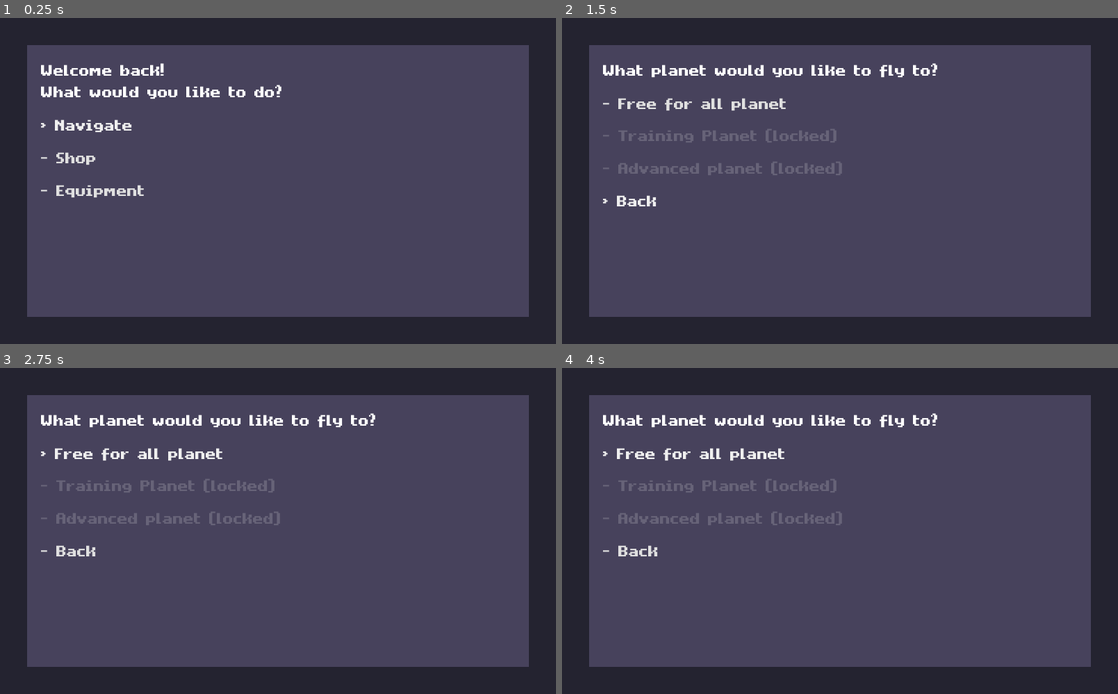
Above: before the commit, frames 1-4 (two rows, left to right).
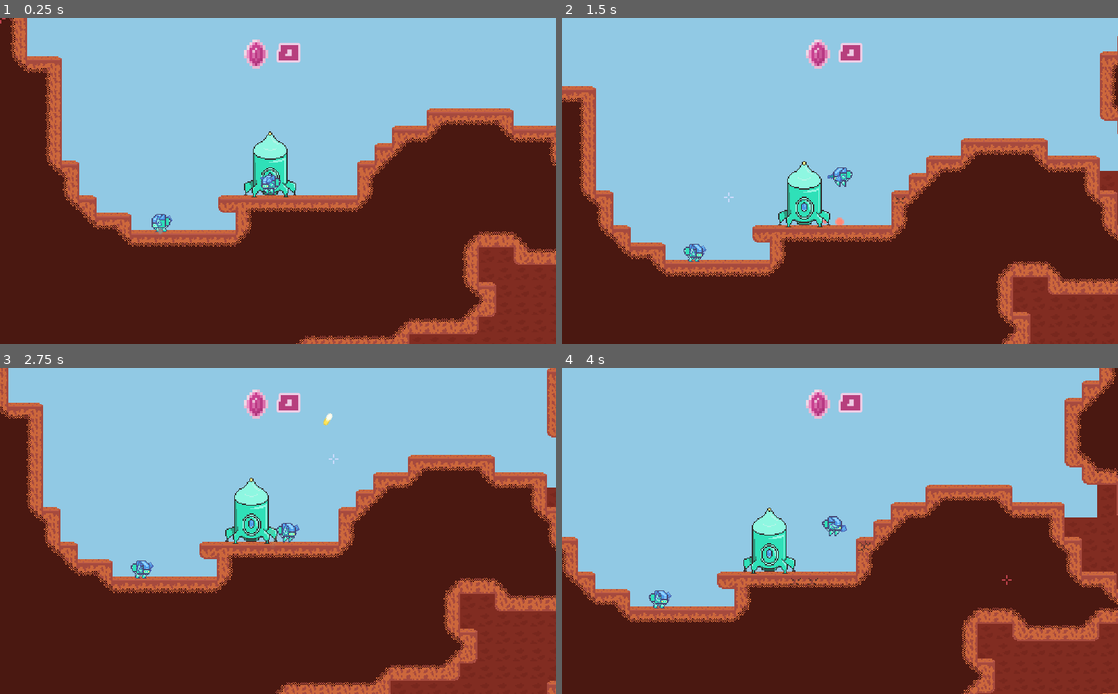
Above: after the commit, the same moments.

Repository: MichaelRRyan/Mecha-Miners
Game: Godot game, scene res://scenes/Gameplay.tscn
Two runs of this game, one before a commit and one after it. Both use one fixed random seed, a clock stepped at 60 frames per second and the inputs below. Before the commit the project starts from res://scenes/screens/ShipScreen.tscn.
Inputs (mouse positions are in pixels of both pictures, inside the frame that each line leads up to):
- Up to frame 1 (0.25 s): no input
- Up to frame 2 (1.5 s): tap Enter at 0.5 s; move the mouse to (962, 164) at 0.52 s; press the mouse at (962, 164) at 0.53 s; hold D (move_right) 0.53-1.28 s; tap W (jump) at 0.77, 1.07 s; right-click (962, 164) at 0.8 s; move the mouse to (728, 197) at 1.27 s; release the mouse at (728, 197) at 1.28 s; hold A (move_left) from 1.28 s (still down); right-click (728, 197) at 1.35 s
- Up to frame 3 (2.75 s): tap W (jump) at 1.52, 1.55, 1.82 s; move the mouse to (333, 459) at 2.02 s; release A (move_left) at 2.03 s; hold D (move_right) from 2.03 s (still down); hold W (jump) from 2.03 s (still down); click (333, 459) at 2.3 s
- Up to frame 4 (4 s): move the mouse to (812, 596) at 2.77 s; release W (jump) at 2.78 s; click (812, 596) at 2.85 s; tap W (jump) at 3.02, 3.32, 3.77, 3.8 s; right-click (812, 596) at 3.05 s; move the mouse to (1006, 579) at 3.52 s; release D (move_right) at 3.53 s; hold A (move_left) from 3.53 s (still down); hold Right mouse button (action2) from 3.53 s (still down)

The runs differ from the first frame. In frame 1, 100% of the frame differs, in the area x 0-100%, y 0-100%; in frame 2, 100%; in frame 3, 100%; in frame 4, 100%.

Commit message:
Added a dummy player (#36)

Diff:
--- a/project.godot
+++ b/project.godot
@@ -22,7 +22,7 @@
 
 config/name="Mecha-Miners"
 config/description="Descend into the depths of volatile planets to claim the crypto treasures of its core before it explodes!"
-run/main_scene="res://scenes/screens/ShipScreen.tscn"
+run/main_scene="res://scenes/Gameplay.tscn"
 config/icon="res://assets/images/icon.png"
 
 [autoload]
--- a/scenes/Gameplay.tscn
+++ b/scenes/Gameplay.tscn
@@ -22,12 +22,16 @@
 
 [node name="Player" parent="PlayerManager" instance=ExtResource( 1 )]
 position = Vector2( 90.4262, 116.708 )
+is_human = true
 
 [node name="Camera2D" type="Camera2D" parent="PlayerManager/Player"]
 scale = Vector2( 2, 2 )
 current = true
 zoom = Vector2( 0.5, 0.5 )
 smoothing_enabled = true
+
+[node name="Player2" parent="PlayerManager" instance=ExtResource( 1 )]
+position = Vector2( -37.1231, 148.846 )
 
 [node name="BulletManager" type="Node2D" parent="." groups=["bullet_manager"]]
 script = ExtResource( 4 )
--- a/scenes/Player.tscn
+++ b/scenes/Player.tscn
@@ -15,6 +15,22 @@
 atlas = ExtResource( 1 )
 region = Rect2( 64, 64, 32, 32 )
 
+[sub_resource type="AtlasTexture" id=3]
+atlas = ExtResource( 1 )
+region = Rect2( 0, 96, 32, 32 )
+
+[sub_resource type="AtlasTexture" id=4]
+atlas = ExtResource( 1 )
+region = Rect2( 32, 96, 32, 32 )
+
+[sub_resource type="AtlasTexture" id=5]
+atlas = ExtResource( 1 )
+region = Rect2( 64, 96, 32, 32 )
+
+[sub_resource type="AtlasTexture" id=6]
+atlas = ExtResource( 1 )
+region = Rect2( 96, 96, 32, 32 )
+
 [sub_resource type="AtlasTexture" id=7]
 atlas = ExtResource( 1 )
 region = Rect2( 64, 96, 32, 32 )
@@ -31,22 +47,6 @@
 atlas = ExtResource( 1 )
 region = Rect2( 96, 96, 32, 32 )
 
-[sub_resource type="AtlasTexture" id=3]
-atlas = ExtResource( 1 )
-region = Rect2( 0, 96, 32, 32 )
-
-[sub_resource type="AtlasTexture" id=4]
-atlas = ExtResource( 1 )
-region = Rect2( 32, 96, 32, 32 )
-
-[sub_resource type="AtlasTexture" id=5]
-atlas = ExtResource( 1 )
-region = Rect2( 64, 96, 32, 32 )
-
-[sub_resource type="AtlasTexture" id=6]
-atlas = ExtResource( 1 )
-region = Rect2( 96, 96, 32, 32 )
-
 [sub_resource type="SpriteFrames" id=12]
 animations = [ {
 "frames": [ SubResource( 2 ) ],
@@ -59,14 +59,14 @@
 "name": "jump",
 "speed": 5.0
 }, {
+"frames": [ SubResource( 3 ), SubResource( 4 ), SubResource( 5 ), SubResource( 6 ) ],
+"loop": true,
+"name": "walk",
+"speed": 10.0
+}, {
 "frames": [ SubResource( 7 ), SubResource( 8 ), SubResource( 9 ), SubResource( 10 ) ],
 "loop": true,
 "name": "walk_reversed",
-"speed": 10.0
-}, {
-"frames": [ SubResource( 3 ), SubResource( 4 ), SubResource( 5 ), SubResource( 6 ) ],
-"loop": true,
-"name": "walk",
 "speed": 10.0
 } ]
 
--- a/scripts/MechArms.gd
+++ b/scripts/MechArms.gd
@@ -5,13 +5,16 @@
 onready var front_position = $Equipped1.position.x
 onready var back_position = $Equipped2.position.x
 
+onready var _parent = get_parent()
+
 
 # -----------------------------------------------------------------------------
 func _ready():
-	var parent = get_parent()
-	if parent:
-		equipped1.set_holder(parent)
-		equipped2.set_holder(parent)
+	if _parent:
+		equipped1.set_holder(_parent)
+		equipped2.set_holder(_parent)
+	else:
+		set_process(false)
 
 
 # -----------------------------------------------------------------------------
@@ -21,10 +24,10 @@
 	if Network.is_online and not is_network_master():
 		return
 
-	var direction_to_mouse = (get_global_mouse_position() - global_position).normalized()
+	var direction_to_target = (_parent._target - global_position).normalized()
 
-	var flip = direction_to_mouse.x < 0.0
-	var dir_sign = sign(direction_to_mouse.x)
+	var flip = direction_to_target.x < 0.0
+	var dir_sign = sign(direction_to_target.x)
 	if dir_sign == 0.0: dir_sign = 1
 
 	scale.x = dir_sign
@@ -45,18 +48,19 @@
 	equipped2.z_index = -2 * dir_sign
 
 	# Works out the angle to the mouse sets the equipment's rotation to it.
-	var angle = atan2(direction_to_mouse.y, direction_to_mouse.x)
+	var angle = atan2(direction_to_target.y, direction_to_target.x)
 	if flip: angle = deg2rad(180.0) - angle
 	equipped1.rotation = angle
 	equipped2.rotation = angle
 
-	if (equipped1.automatic and Input.is_action_pressed("action1")
-			or Input.is_action_just_pressed("action1")):
-				equipped1.activate()
+	if _parent.is_human:
+		if (equipped1.automatic and Input.is_action_pressed("action1")
+				or Input.is_action_just_pressed("action1")):
+					equipped1.activate()
 
-	if (equipped2.automatic and Input.is_action_pressed("action2")
-			or Input.is_action_just_pressed("action2")):
-				equipped2.activate()
+		if (equipped2.automatic and Input.is_action_pressed("action2")
+				or Input.is_action_just_pressed("action2")):
+					equipped2.activate()
 
 
 # -----------------------------------------------------------------------------
--- a/scripts/Player.gd
+++ b/scripts/Player.gd
@@ -5,7 +5,7 @@
 signal died
 signal crystal_amount_changed(total_crystals)
 
-
+export var is_human : bool = false
 export var health : float = 5.0
 
 # -- Configurable Properties --
@@ -26,6 +26,7 @@
 var animation_id = 0
 var respawning = false
 var was_on_floor = false
+var _target = Vector2.ZERO
 
 var inventory = Inventory.new()
 
@@ -127,25 +128,38 @@
 	# Add the gravity acceleration to velocity.
 	velocity.y += gravity_acceleration * delta
 
-	# If the jump input was just pressed.
-	if Input.is_action_just_pressed("jump"):
-
-		# Adds the jump speed to velocity if on the ground.
-		if on_floor: velocity.y = jump_speed
-
-		# If not on the ground, begin flying.
-		else: $Jetpack.activate(delta)
-
-	# If already flying and the jump button is down, keep flying.
-	elif Input.is_action_pressed("jump") and $Jetpack.is_flying():
-		$Jetpack.activate(delta)
+	if is_human:
+		# If the jump input was just pressed.
+		if Input.is_action_just_pressed("jump"):
+			_jump(delta)
+
+		# If already flying and the jump button is down, keep flying.
+		elif Input.is_action_pressed("jump") and $Jetpack.is_flying():
+			_thrust_jetpack(delta)
+
+
+# -----------------------------------------------------------------------------
+func _jump(delta):
+	# Adds the jump speed to velocity if on the ground.
+	if is_on_floor(): velocity.y = jump_speed
+
+	# If not on the ground, begin flying.
+	else: _thrust_jetpack(delta)
+
+
+# -----------------------------------------------------------------------------
+func _thrust_jetpack(delta):
+	$Jetpack.activate(delta)
 
 
 # -----------------------------------------------------------------------------
 func __handle_horizontal_movement(delta):
 
 	# Get the horizontal input.
-	var direction = (Input.get_action_strength("move_right") -
+	var direction = 0
+
+	if is_human:
+		direction = (Input.get_action_strength("move_right") -
 					 Input.get_action_strength("move_left"))
 
 	# If there's no input.
@@ -166,7 +180,7 @@
 
 		# Play the appropriate movement animation.
 		if is_on_floor():
-			var dir_to_mouse = get_global_mouse_position().x - global_position.x
+			var dir_to_mouse = _target.x - global_position.x
 			var reversed = sign(dir_to_mouse) != sign(direction)
 
 			if reversed:
@@ -249,7 +263,11 @@
 
 
 # -----------------------------------------------------------------------------
-#func _input(event):
+func _input(event):
+
+	if is_human and event is InputEventMouseMotion:
+		_target = get_global_mouse_position()
+
 #	if event is InputEventKey and event.scancode == KEY_K and event.is_pressed():
 #		die()
 
